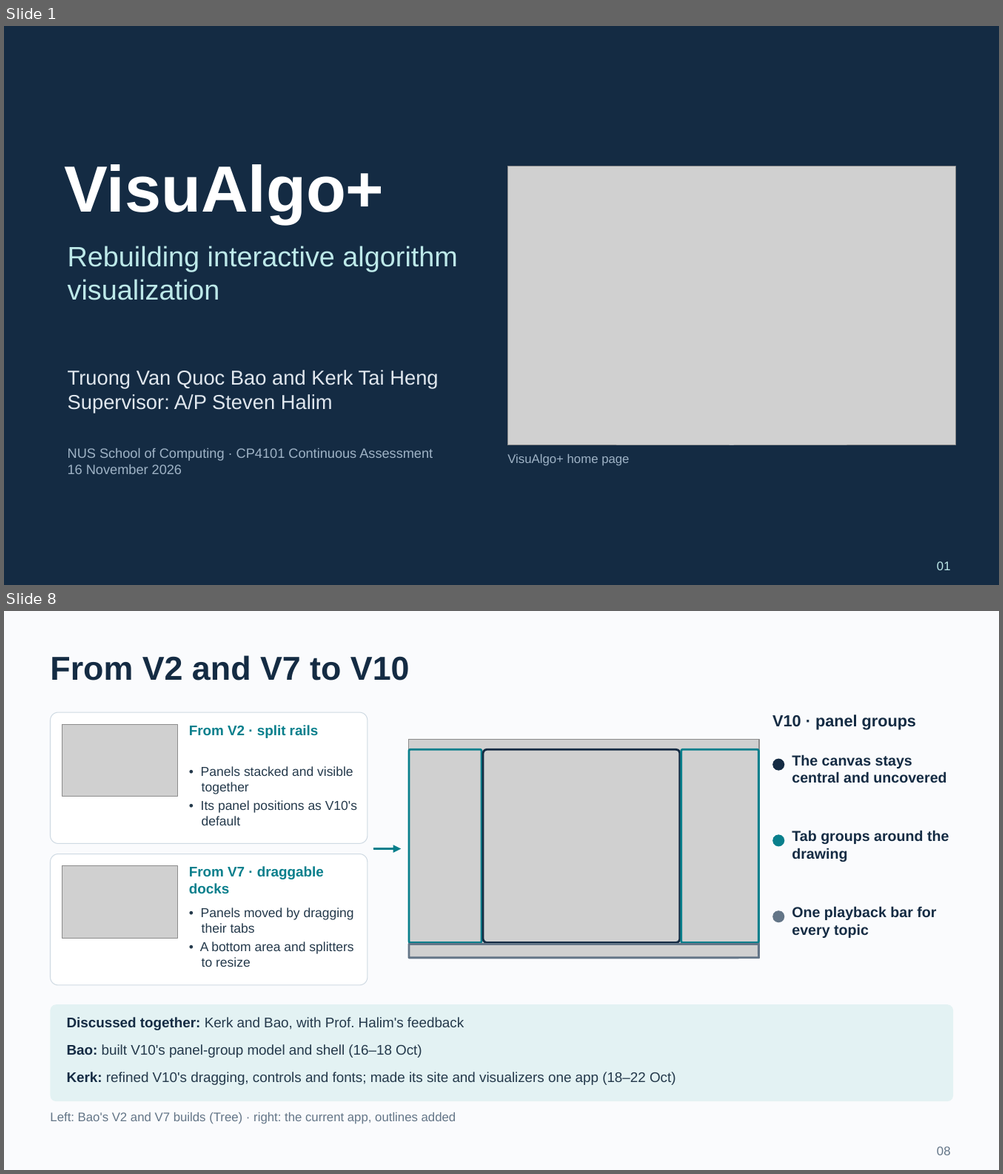
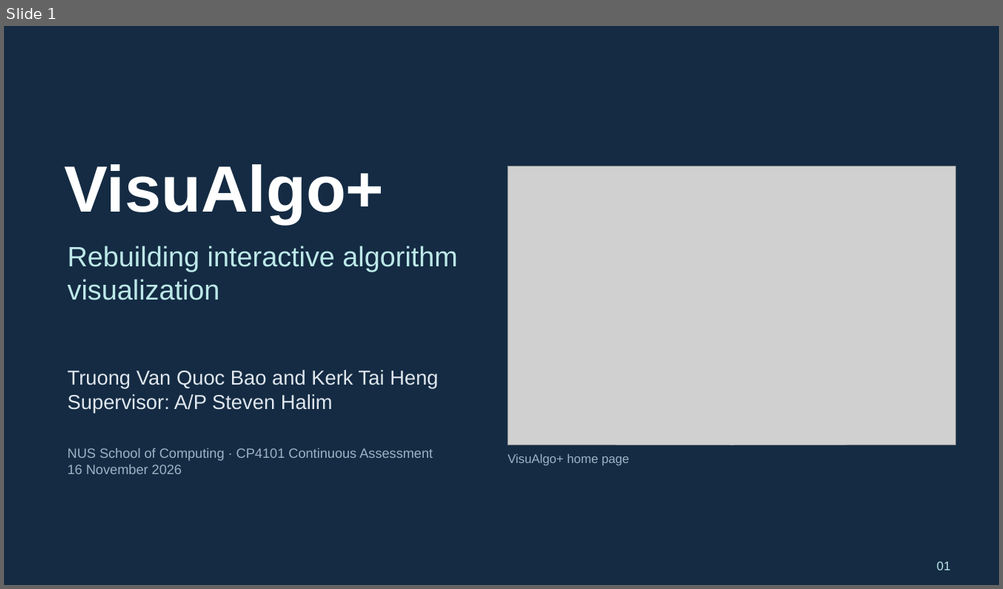
Before and after one commit to BJoozz/docsforfyp, a slide deck: presentation/VisuAlgo_CA_Presentation.pptx. Shown one above the other, each under a label of ours: slides 1 and 8 before the commit, slide 1 after it; the slides between them are not shown. The pictures are 1003x1174 and 1003x589 pixels, drawn with LibreOffice and Linux fonts; fonts in the diff are those of the drawing; grey boxes stand for pictures. Boxes give left, top, right and bottom in pixels: in the first picture for what was removed or moved away, otherwise in the second. Text is boxed around its words. In the diff, an @@ line names an element or a change of style, - is before the commit and + after.

```diff
--- a/presentation/VisuAlgo_CA_Presentation.pptx
+++ b/presentation/VisuAlgo_CA_Presentation.pptx
@@ slide 8 removed at (4, 611, 999, 1170), background #FAFBFD @@
@@ text removed at (50, 655, 410, 681) @@
-From V2 and V7 to V10
@@ rounded rectangle removed at (51, 712, 367, 844) @@
@@ text removed at (772, 715, 916, 730) @@
-V10 · panel groups
@@ picture removed at (62, 724, 178, 797) @@
@@ text removed at (189, 725, 318, 738) @@
-From V2 · split rails
@@ picture removed at (408, 739, 759, 959) @@
@@ rounded rectangle removed at (409, 750, 481, 943) @@
@@ rounded rectangle removed at (483, 750, 680, 943) @@
@@ rounded rectangle removed at (681, 750, 759, 943) @@
@@ ellipse removed at (772, 759, 785, 771) @@
@@ text removed at (791, 755, 946, 783) @@
-The canvas stays central and uncovered
@@ text removed at (201, 766, 357, 826) @@
-• Panels stacked and visible together
-• Its panel positions as V10's default
@@ text removed at (791, 830, 948, 862) @@
-Tab groups around the drawing
@@ rounded rectangle removed at (51, 854, 367, 985) @@
@@ arrow removed from (373, 849) to (401, 849) @@
@@ ellipse removed at (772, 834, 785, 847) @@
@@ picture removed at (62, 866, 178, 939) @@
@@ text removed at (189, 866, 324, 894) @@
-From V7 · draggable docks
@@ text removed at (200, 908, 354, 967) @@
-• Panels moved by dragging their tabs
-• A bottom area and splitters to resize
@@ ellipse removed at (772, 911, 785, 923) @@
@@ text removed at (791, 906, 936, 938) @@
-One playback bar for every topic
@@ rounded rectangle removed at (409, 945, 759, 958) @@
@@ rounded rectangle removed at (51, 1005, 953, 1102) @@
@@ text removed at (67, 1017, 464, 1031) @@
-Discussed together: Kerk and Bao, with Prof. Halim's feedback
@@ text removed at (67, 1045, 422, 1058) @@
-Bao: built V10's panel-group model and shell (16–18 Oct)
@@ text removed at (67, 1072, 676, 1085) @@
-Kerk: refined V10's dragging, controls and fonts; made its site and visualizers one app (18–22 Oct)
@@ text removed at (50, 1113, 456, 1125) @@
-Left: Bao's V2 and V7 builds (Tree) · right: the current app, outlines added
@@ text removed at (936, 1147, 950, 1156) @@
-08
```
Also in this commit, not shown: 17 slides changed, 6 slides added, 4 other slides removed, 18 other files.
